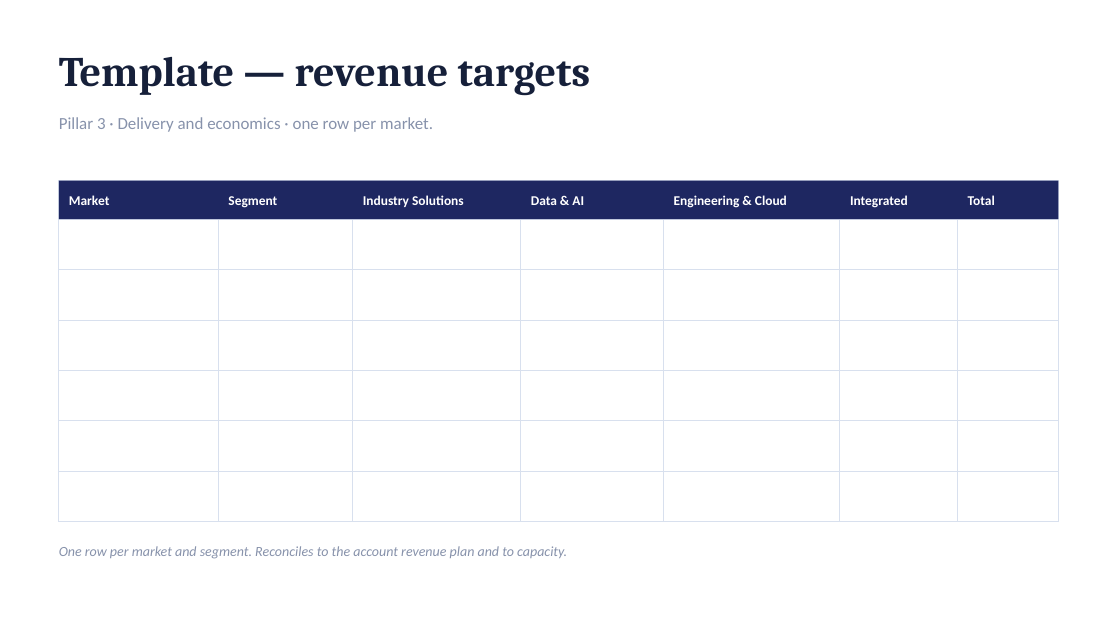
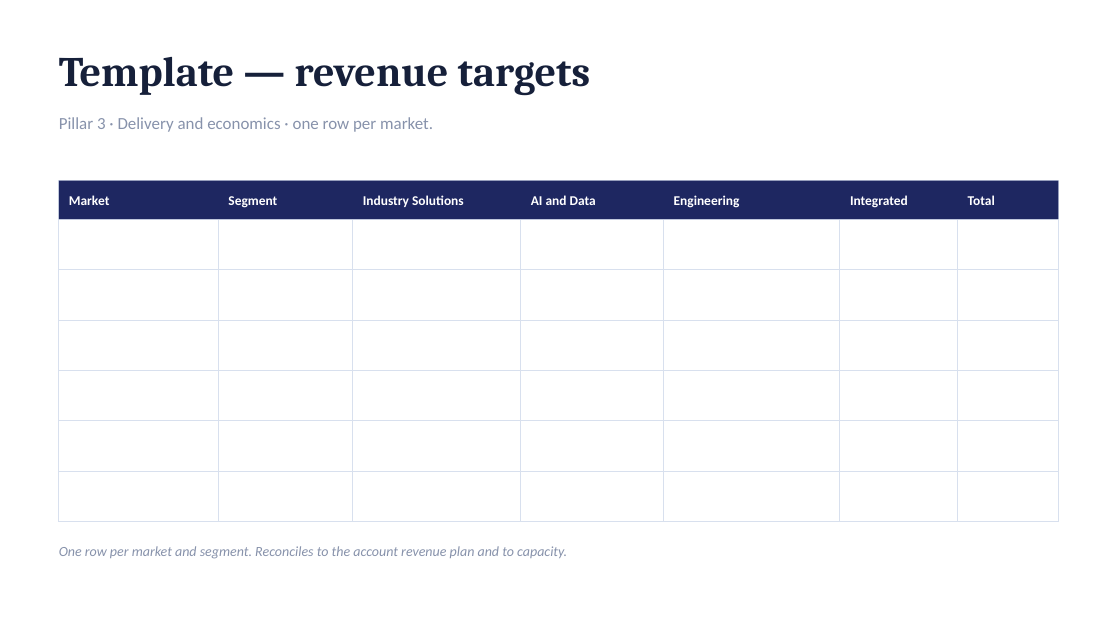
Before and after one commit to dhajjar-cyber/bae, a slide deck: slide 38 of FSI strategy/EAI&D-FSI-Strategy-Development-Plan.pptx (slide 36 before the commit). Drawn at 1120x630 pixels with LibreOffice and Linux fonts; fonts in the diff are those of the drawing. Boxes give left, top, right and bottom in pixels: in the first picture for what was removed or moved away, otherwise in the second. Text is boxed around its words. In the diff, an @@ line names an element or a change of style, - is before the commit and + after.

```diff
--- a/FSI strategy/EAI&D-FSI-Strategy-Development-Plan.pptx
+++ b/FSI strategy/EAI&D-FSI-Strategy-Development-Plan.pptx
@@ table at [59, 181, 1059, 265] @@
-row 1, column 4: Data & AI
+row 1, column 4: AI and Data
-row 1, column 5: Engineering & Cloud
+row 1, column 5: Engineering
@@ text at [531, 195, 596, 205]: text changed @@
-Data & AI
+AI and Data
@@ text at [672, 195, 740, 208]: text changed @@
-Engineering & Cloud
+Engineering
```
Also in this commit, not shown: 12 other slides changed, 2 slides added, 3 other files.
